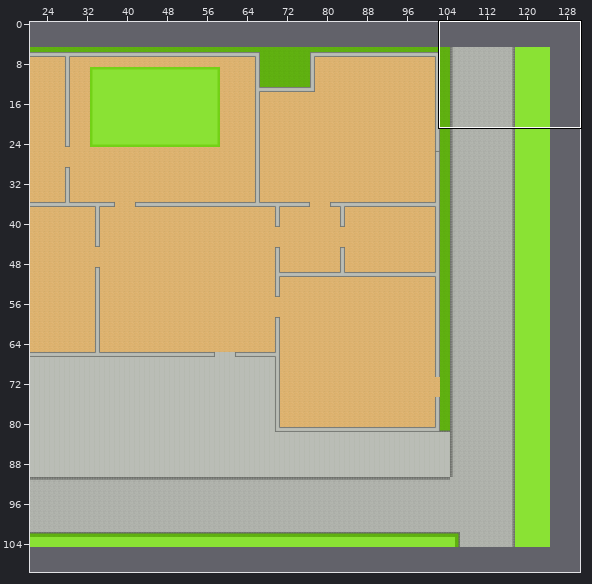
An edit to a level. Tiled map, data/Level2.tmx. Above: a wide view before the commit, with the close-up outlined.
Close-up. First the earlier version:
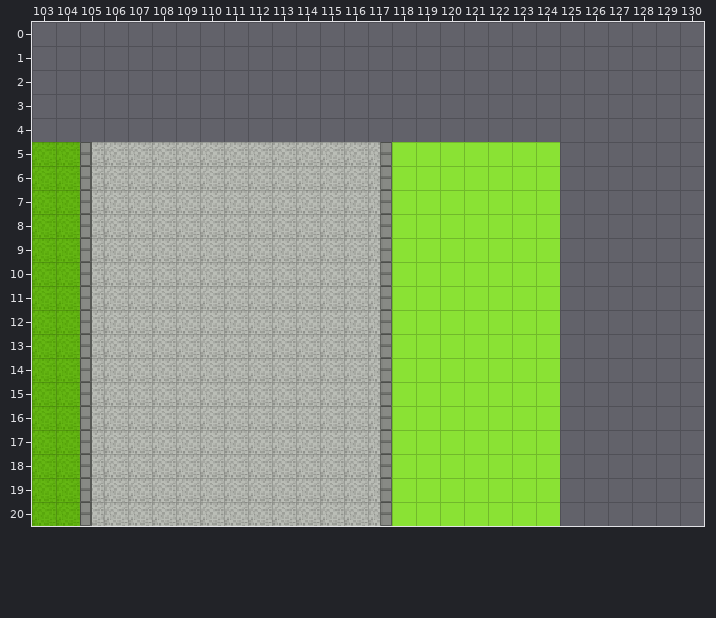
Cells are 16x16 px. Shown: x 103..130, y 0..20. The commit also changed other parts of the map, which this record leaves out. The old version is drawn lined up with the new one.
Once edited:
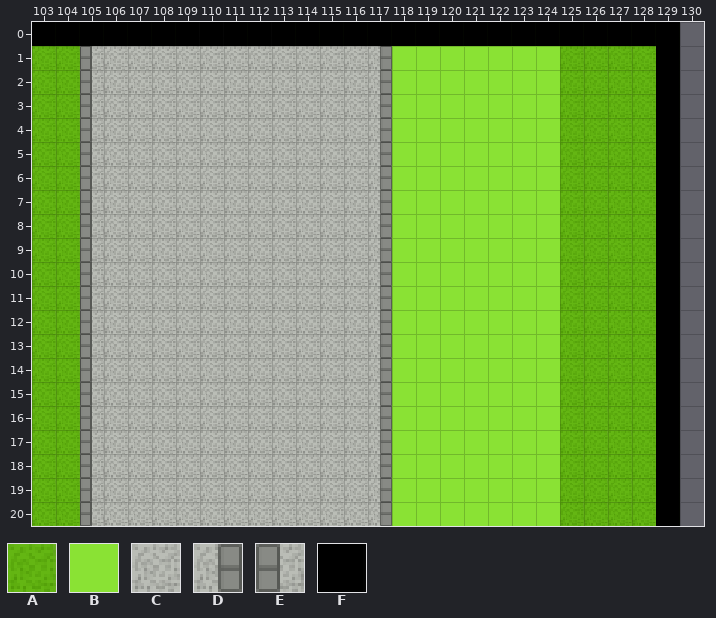
Key: from "tileset_millions_1": A 16, B 91, C 93, D 94, E 95, F 114.
_ is an empty cell.
Tiles of an added or newly shown layer are drawn over the layers below it.
Commit message: added 'the impassible void' to Level2
Changes in this commit:
{"change": "map size 120x100 -> 130x110 cells (old content now starts at 5,5; both pictures use the new coordinates)"}
{"where": "layer \"ground\""}
{"y":0,"x":103,"old":"___________________________","new":"AAAAAACCACAAAAAAAAAAAAAAAAA"}
{"y":1,"x":103,"old":"___________________________","new":"AAECCCCCCCCCCCDBBBBBBBAAAAA"}
{"y":2,"x":103,"old":"___________________________","new":"AAECCCCCCCCCCCDBBBBBBBAAAAA"}
{"y":3,"x":103,"old":"___________________________","new":"AAECCCCCCCCCCCDBBBBBBBAAAAA"}
{"y":4,"x":103,"old":"___________________________","new":"AAECCCCCCCCCCCDBBBBBBBAAAAA"}
{"y":5,"x":125,"old":"_____","new":"AAAAA"}
{"y":6,"x":125,"old":"_____","new":"AAAAA"}
{"y":7,"x":125,"old":"_____","new":"AAAAA"}
{"y":8,"x":125,"old":"_____","new":"AAAAA"}
{"y":9,"x":125,"old":"_____","new":"AAAAA"}
{"y":10,"x":125,"old":"_____","new":"AAAAA"}
{"y":11,"x":125,"old":"_____","new":"AAAAA"}
{"y":12,"x":125,"old":"_____","new":"AAAAA"}
{"y":13,"x":125,"old":"_____","new":"AAAAA"}
{"y":14,"x":125,"old":"_____","new":"AAAAA"}
{"y":15,"x":125,"old":"_____","new":"AAAAA"}
{"y":16,"x":125,"old":"_____","new":"AAAAA"}
{"y":17,"x":125,"old":"_____","new":"AAAAA"}
{"y":18,"x":125,"old":"_____","new":"AAAAA"}
{"y":19,"x":125,"old":"_____","new":"AAAAA"}
{"y":20,"x":125,"old":"_____","new":"AAAAA"}
{"where": "layer \"void\" (added)"}
{"y":0,"x":103,"old":"___________________________","new":"FFFFFFFFFFFFFFFFFFFFFFFFFFF"}
{"y":1,"x":129,"old":"_","new":"F"}
{"y":2,"x":129,"old":"_","new":"F"}
{"y":3,"x":129,"old":"_","new":"F"}
{"y":4,"x":129,"old":"_","new":"F"}
{"y":5,"x":129,"old":"_","new":"F"}
{"y":6,"x":129,"old":"_","new":"F"}
{"y":7,"x":129,"old":"_","new":"F"}
{"y":8,"x":129,"old":"_","new":"F"}
{"y":9,"x":129,"old":"_","new":"F"}
{"y":10,"x":129,"old":"_","new":"F"}
{"y":11,"x":129,"old":"_","new":"F"}
{"y":12,"x":129,"old":"_","new":"F"}
{"y":13,"x":129,"old":"_","new":"F"}
{"y":14,"x":129,"old":"_","new":"F"}
{"y":15,"x":129,"old":"_","new":"F"}
{"y":16,"x":129,"old":"_","new":"F"}
{"y":17,"x":129,"old":"_","new":"F"}
{"y":18,"x":129,"old":"_","new":"F"}
{"y":19,"x":129,"old":"_","new":"F"}
{"y":20,"x":129,"old":"_","new":"F"}
{"label":"added","picture_box":[32,22,680,526]}
